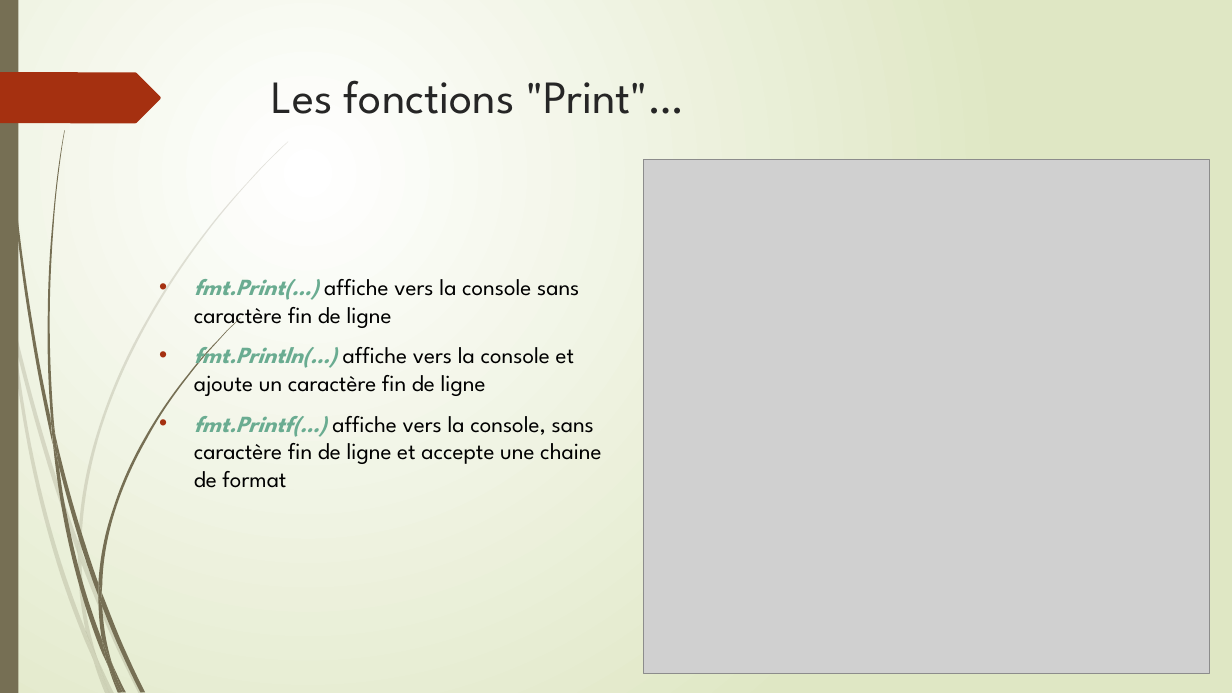
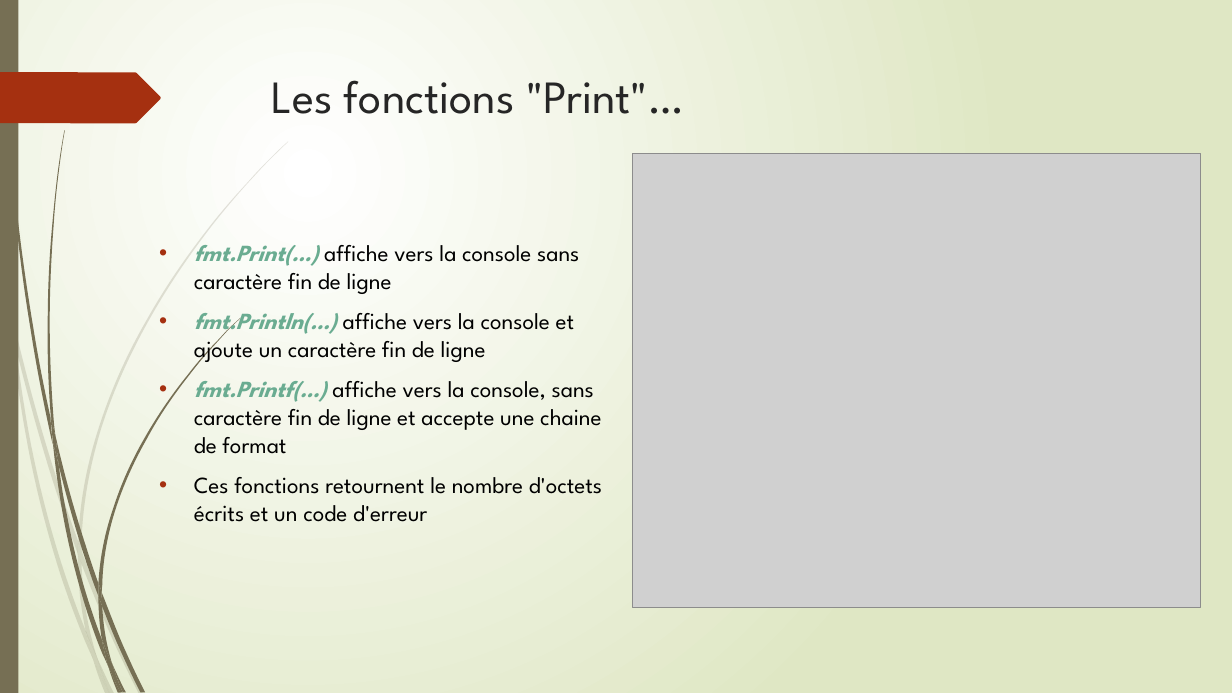
Before and after one commit to thierrydecker/learning-go, a slide deck: slide 29 of documentations/learning-go.pptx. Drawn at 1232x693 pixels with LibreOffice and Linux fonts; fonts in the diff are those of the drawing; grey boxes stand for pictures. Boxes give left, top, right and bottom in pixels: in the first picture for what was removed or moved away, otherwise in the second. Text is boxed around its words. In the diff, an @@ line names an element or a change of style, - is before the commit and + after.

Commit message:
Added fmt.Printx() returned values

```diff
--- a/documentations/learning-go.pptx
+++ b/documentations/learning-go.pptx
@@ picture: place and size @@
-picture at box(643, 160, 1209, 674)
+picture at box(633, 153, 1202, 607)
@@ text at box(194, 477, 602, 522): paragraph added @@
+• Ces fonctions retournent le nombre d'octets écrits et un code d'erreur
```
Also in this commit, not shown: 2 other files.
